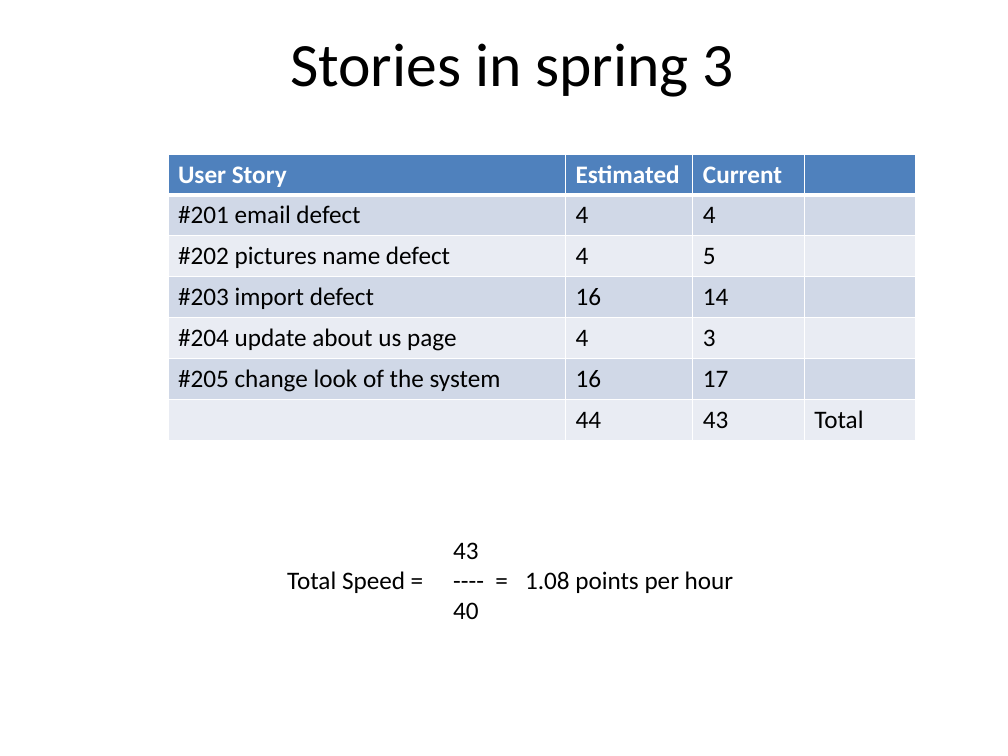
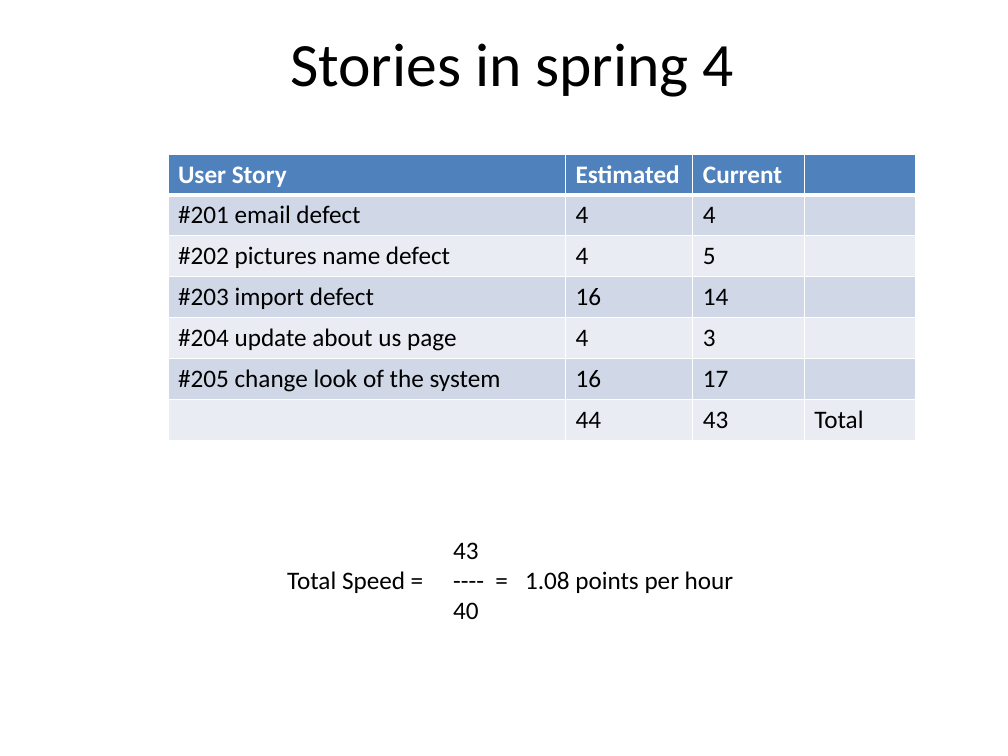
Before and after one commit to FIU-SCIS-Senior-Project-2015-Spring/Designer-Drugs-Database-App, a slide deck: slide 3 of Presentation Slides/Presentation 5.pptx. Drawn at 1008x756 pixels with LibreOffice and Linux fonts; fonts in the diff are those of the drawing. Boxes give left, top, right and bottom in pixels: in the first picture for what was removed or moved away, otherwise in the second. Text is boxed around its words. In the diff, an @@ line names an element or a change of style, - is before the commit and + after.

```diff
--- a/Presentation Slides/Presentation 5.pptx
+++ b/Presentation Slides/Presentation 5.pptx
@@ title at box(290, 43, 734, 97): text changed @@
-Stories in spring 3
+Stories in spring 4
```
Also in this commit, not shown: 4 other slides changed, 1 slide removed, 8 other files.
